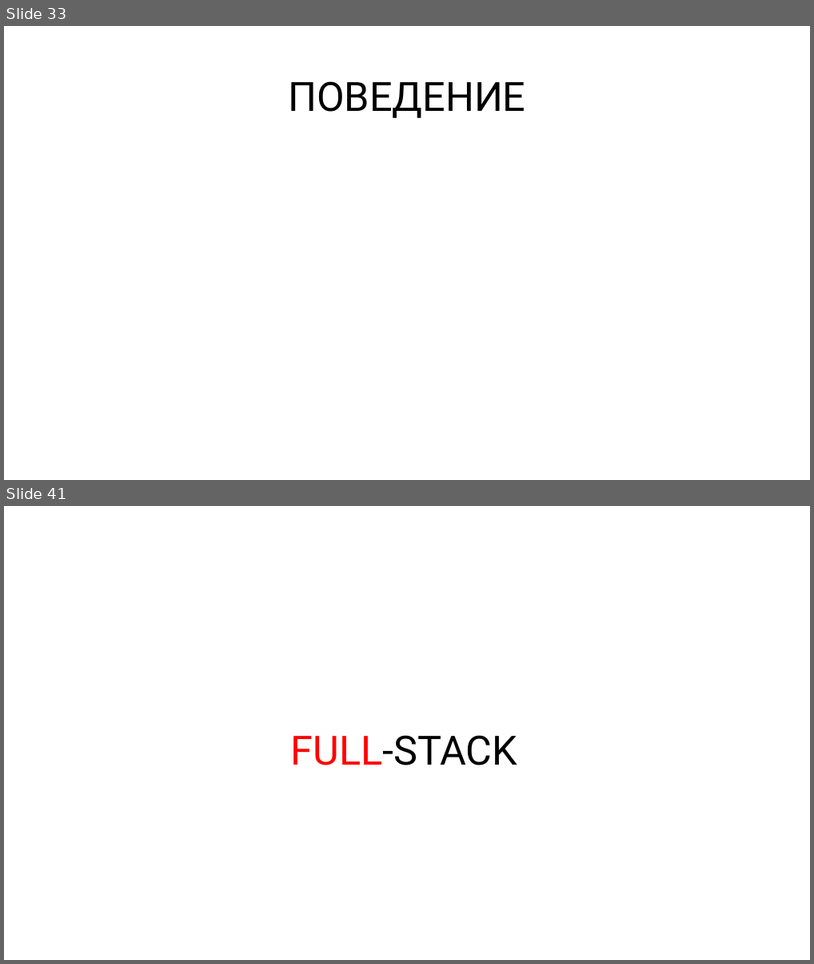
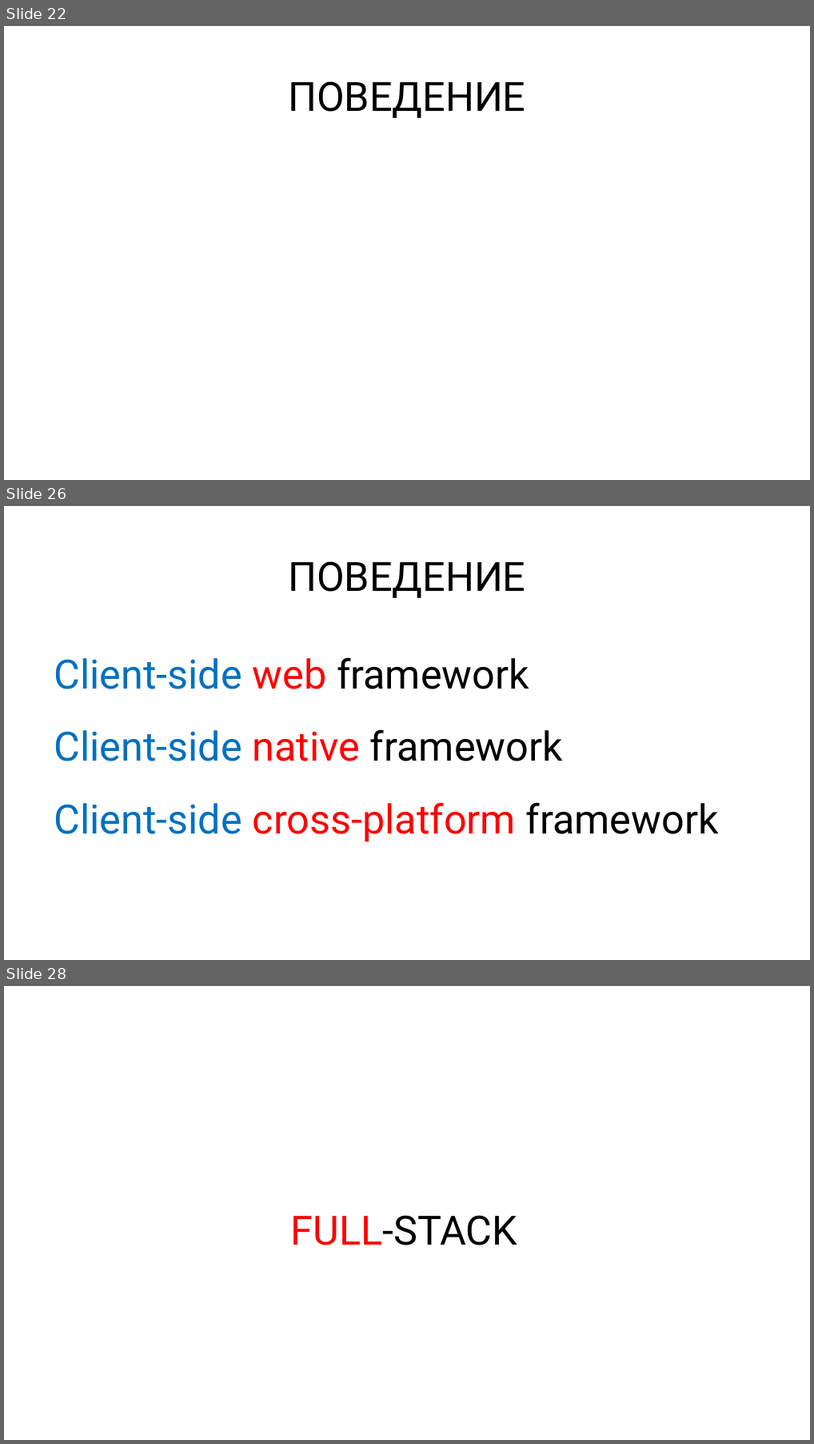
Before and after one commit to rkhaimov/brain-gym, a slide deck: Презентация.pptx. Shown one above the other, each under a label of ours: slides 33 and 41 before the commit, slides 22, 26 and 28 after it; the slides between them are not shown. The pictures are 814x964 and 814x1444 pixels, drawn with LibreOffice and Linux fonts; fonts in the diff are those of the drawing. Boxes give left, top, right and bottom in pixels: in the first picture for what was removed or moved away, otherwise in the second. Text is boxed around its words. In the diff, an @@ line names an element or a change of style, - is before the commit and + after.

```diff
--- a/Презентация.pptx
+++ b/Презентация.pptx
@@ slide 26 added at <box>4,506,810,960</box>, background #FFFFFF @@
@@ text added at <box>288,561,526,598</box>, 48 pt, text #000000 @@
+ПОВЕДЕНИЕ
@@ text added at <box>54,657,719,842</box>, 48 pt, text #0070C0 @@
+Client-side web framework
+Client-side native framework
+Client-side cross-platform framework
@@ what was slide 33 is now slide 22 @@
@@ what was slide 41 is now slide 28 @@
```
Also in this commit, not shown: 3 slides changed, 32 other slides added, 4 slides removed.
